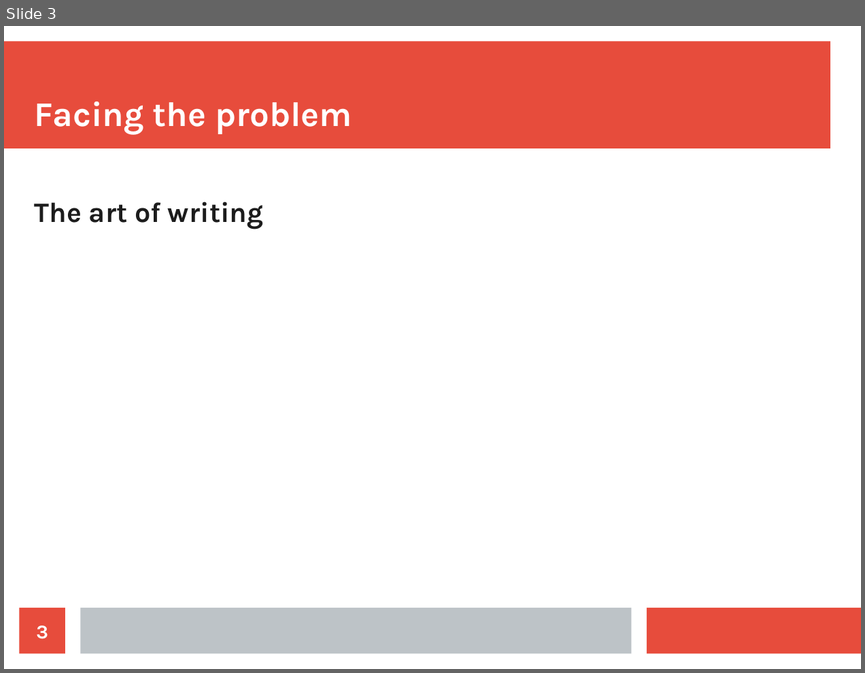
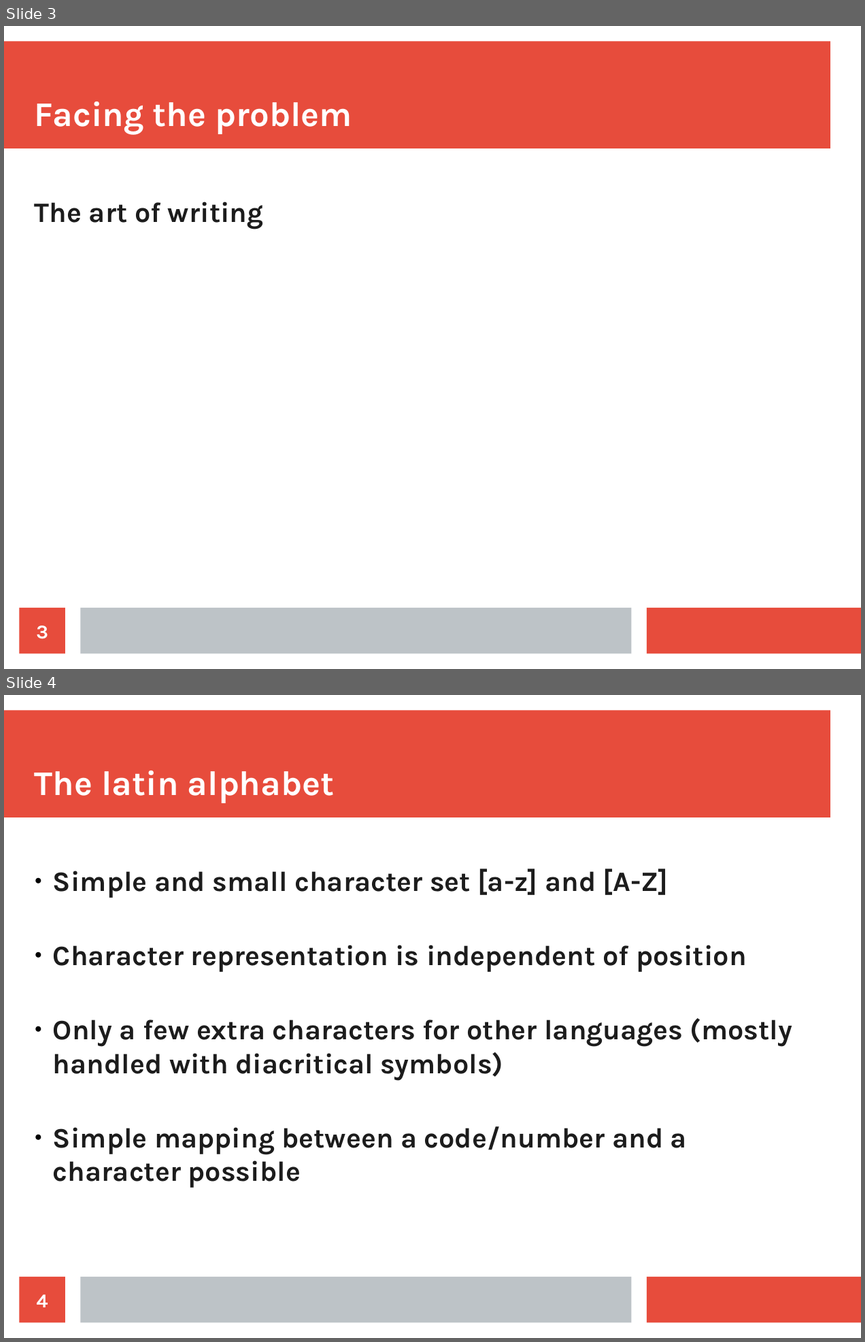
Before and after one commit to CPPUserGroups/Germany-Hamburg, a slide deck: unicode/slides.odp. Shown one above the other, each under a label of ours: slide 3 before the commit, slides 3 and 4 after it. The pictures are 865x673 and 865x1342 pixels, drawn with LibreOffice and Linux fonts; fonts in the diff are those of the drawing. Boxes give left, top, right and bottom in pixels: in the first picture for what was removed or moved away, otherwise in the second. Text is boxed around its words. In the diff, an @@ line names an element or a change of style, - is before the commit and + after.

```diff
--- a/unicode/slides.odp
+++ b/unicode/slides.odp
@@ slide 4 added at (x1=4, y1=695, x2=861, y2=1338), background #FFFFFF; not listed: 3 template elements that a slide beside it also shows @@
@@ title added at (x1=35, y1=770, x2=334, y2=803), 32 pt, text #FFFFFF, bold @@
+The latin alphabet
@@ text added at (x1=53, y1=868, x2=792, y2=1187), 26 pt, text #1C1C1C, bold @@
+● Simple and small character set [a-z] and [A-Z]
+● Character representation is independent of position
+● Only a few extra characters for other languages (mostly handled with diacritical symbols)
+● Simple mapping between a code/number and a character possible
@@ page number added at (x1=20, y1=1276, x2=65, y2=1323), fill #E74C3C, 18 pt, text #FFFFFF, bold @@
+4
```
Also in this commit, not shown: 4 other slides added, 6 other files.
